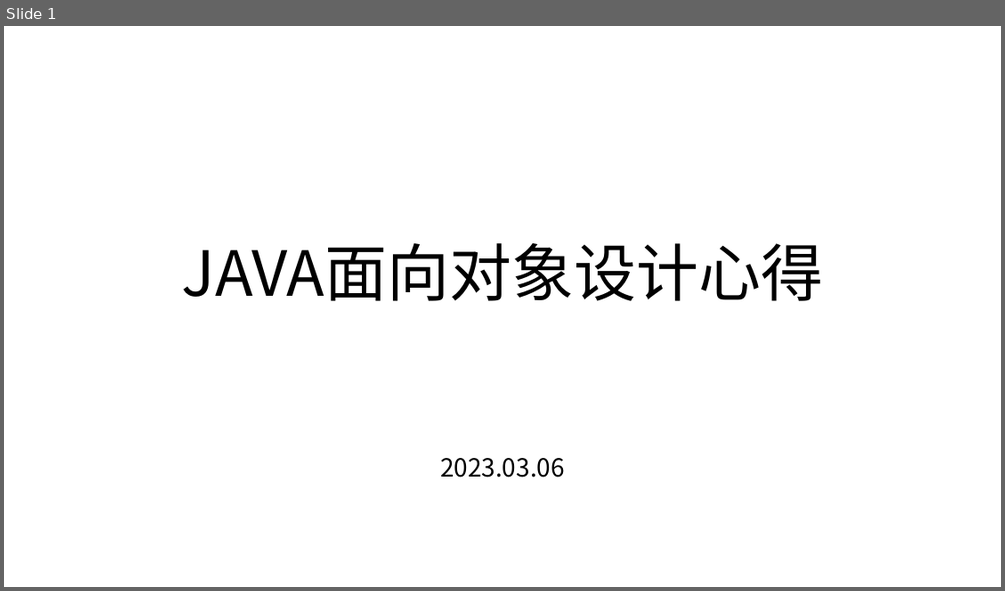
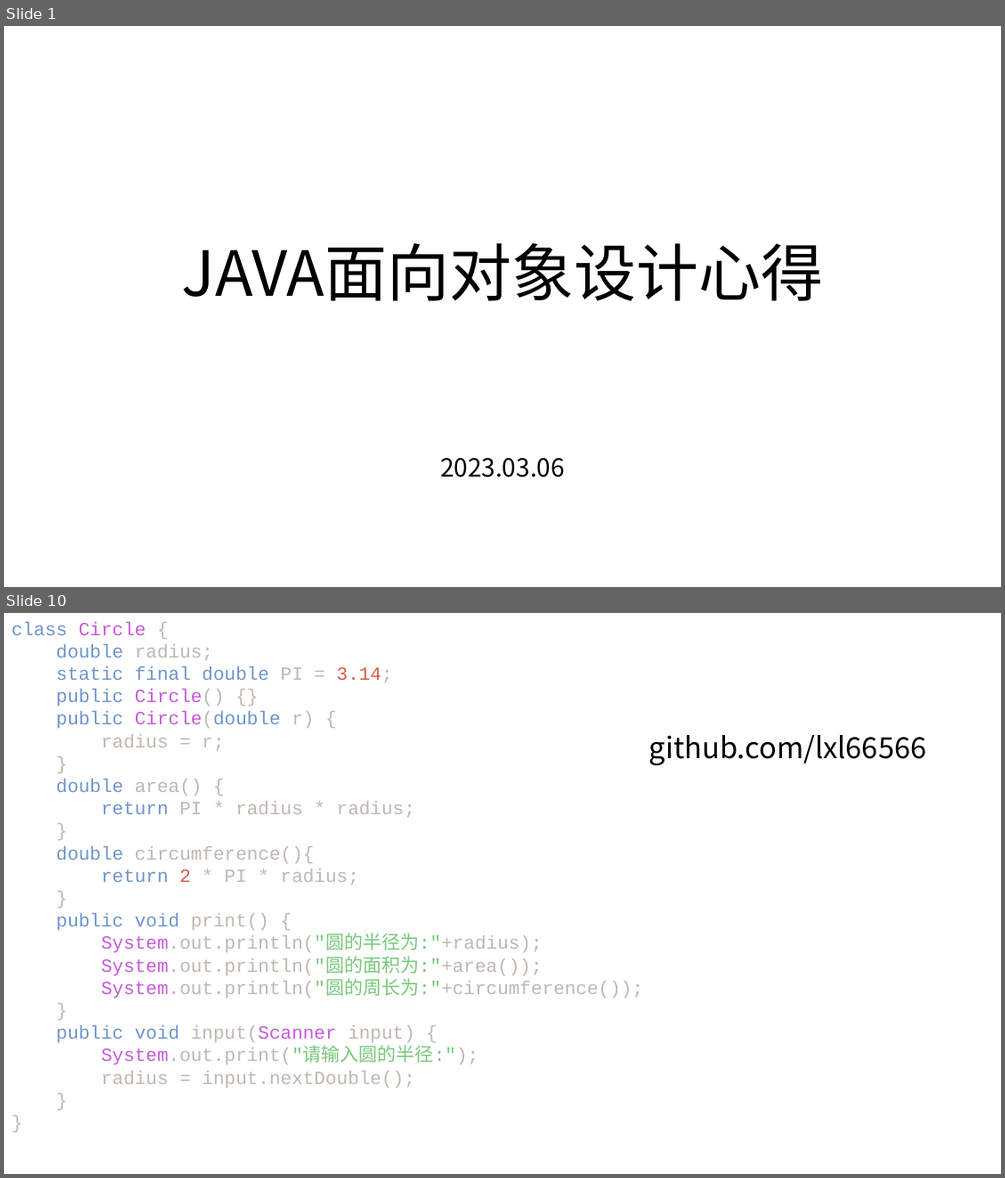
Before and after one commit to lxl66566/my-college-files, a slide deck: 编程有关/java/java1.pptx. Shown one above the other, each under a label of ours: slide 1 before the commit, slides 1 and 10 after it; the slides between them are not shown. The pictures are 1005x591 and 1005x1178 pixels, drawn with LibreOffice and Linux fonts; fonts in the diff are those of the drawing. Boxes give left, top, right and bottom in pixels: in the first picture for what was removed or moved away, otherwise in the second. Text is boxed around its words. In the diff, an @@ line names an element or a change of style, - is before the commit and + after.

```diff
--- a/编程有关/java/java1.pptx
+++ b/编程有关/java/java1.pptx
@@ slide 10 added at [4,613,1001,1174], background #FFFFFF @@
@@ text added at [11,622,643,1087], 18 pt, text #BEB8B0 @@
+class Circle {
+double radius;
+static final double PI = 3.14;
+public Circle() {}
+public Circle(double r) {
+radius = r;
+}
+double area() {
+return PI * radius * radius;
+}
+double circumference(){
+return 2 * PI * radius;
+}
+public void print() {
+System.out.println("圆的半径为:"+radius);
+System.out.println("圆的面积为:"+area());
+System.out.println("圆的周长为:"+circumference());
+}
+public void input(Scanner input) {
+System.out.print("请输入圆的半径:");
+radius = input.nextDouble();
+}
+}
@@ text added at [649,735,927,765], 28 pt, text #000000 @@
+github.com/lxl66566
```
Also in this commit, not shown: 4 slides changed, 4 other slides added, 2 slides removed, 26 other files.
